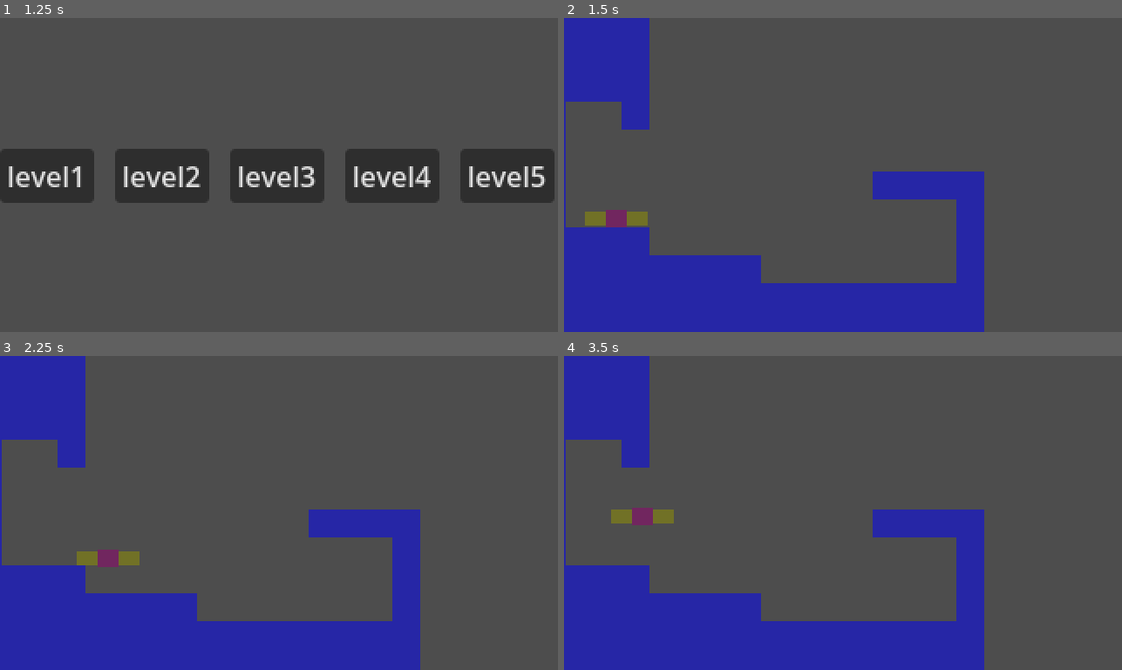
Above: before the commit, frames 1-4 (two rows, left to right).
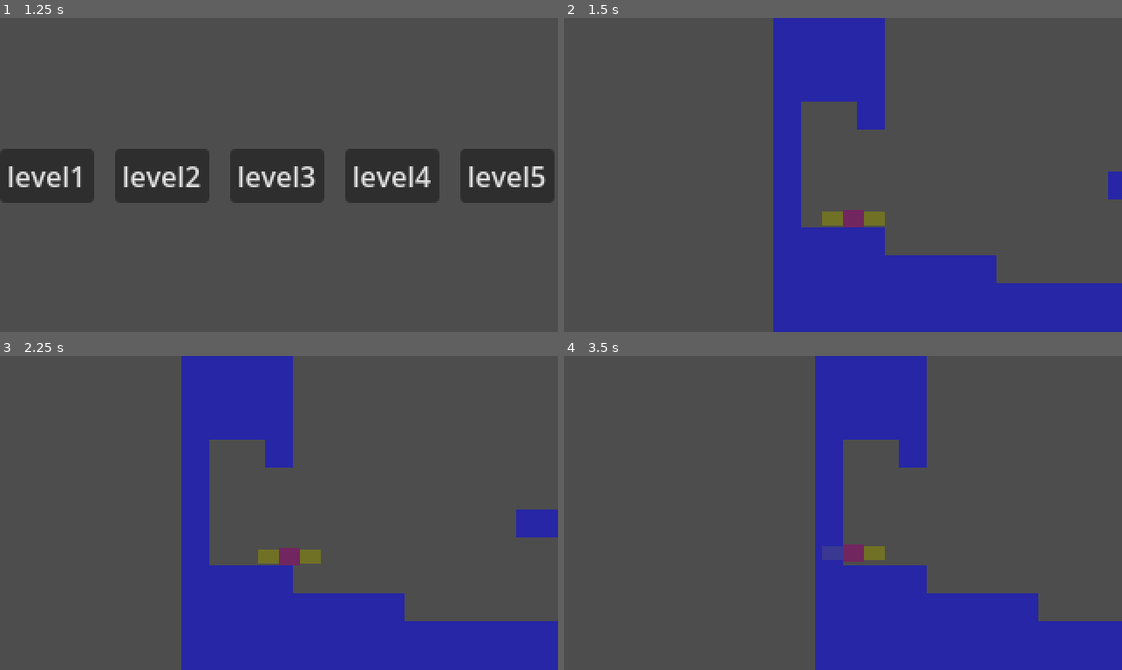
Above: after the commit, the same moments.

Repository: dotconny/Raven-Come-Home
Game: Godot game, scene res://UI/mainmenu/main_menu.tscn
Two runs of this game, one before a commit and one after it. Both use one fixed random seed, a clock stepped at 60 frames per second and the inputs below.
Inputs:
- Up to frame 1 (1.25 s): click "LevelSelect" at 0.5 s
- Up to frame 2 (1.5 s): click "level1" at 1.25 s
- Up to frame 3 (2.25 s): tap Enter at 2 s; hold Right (ui_right) from 2.03 s (still down); hold C (poke) from 2.03 s (still down)
- Up to frame 4 (3.5 s): tap X (flap) at 2.27, 2.3, 2.57, 2.85, 3.02, 3.32 s; release Right (ui_right) at 2.78 s; release C (poke) at 2.78 s; hold Left (ui_left) from 2.78 s (still down); tap Z (jump) at 3.05 s

Frame 1 is identical in both runs. In frame 2, 35% of the frame differs, in the area x 0-100%, y 0-100%; in frame 3, 35%; in frame 4, 36%.

Commit message:
Added new movemeent abilities and a slightly longer level
flap, poke, pokeflap, pokejump, superflap, first level slightly longer

Diff:
--- /dev/null
+++ b/entities/camera.gd
@@ -0,0 +1,37 @@
+extends Node2D
+
+@onready var player = $"../Player"
+@export var camera_accel: int = 200
+@export var max_camera_vel: int = 400
+var velocity = Vector2.ZERO
+var hold_counter: int = 0
+var direction
+
+func _ready():
+	player.directionn.connect(directionset)
+
+func directionset(num):
+	direction = num
+	print(direction)
+
+func _process(delta):
+
+	if direction != 0 && hold_counter < 2500:
+		hold_counter += 500*delta
+	else:
+		hold_counter = 0
+	global_position.x = player.global_position.x #- direction*hold_counter
+	#var remainder = Vector2.ZERO
+#	var direction = sign(player.global_position.x-global_position.x)
+#	print(direction)
+#	velocity.x = move_toward(velocity.x, direction*max_camera_vel, delta*camera_accel)
+#	if direction == 0:
+#		velocity.x = 0
+#	remainder.x += velocity.x
+#	var move = round(remainder.x)
+#	if move != 0:
+#		remainder.x -= move
+#		var step = sign(move)
+#		while move != 0:
+#			global_position.x += step
+#			move -= step
--- /dev/null
+++ b/entities/camera.tscn
@@ -0,0 +1,8 @@
+[gd_scene load_steps=2 format=3 uid="uid://bgxk3vy766kkv"]
+
+[ext_resource type="Script" path="res://entities/camera.gd" id="1_hs3bp"]
+
+[node name="camera" type="Node2D"]
+script = ExtResource("1_hs3bp")
+
+[node name="Camera2D" type="Camera2D" parent="."]
--- a/entities/player.gd
+++ b/entities/player.gd
@@ -1,4 +1,5 @@
 extends movement
+class_name player
 
 @onready var hitbox = $hitbox
 @onready var hitbox2 = $hitbox2
@@ -20,16 +21,23 @@
 var jump_done: bool
 @export var pokeability: bool
 var poking: bool = false
-var poke_buffer: bool
+var poke_buffer: bool = true
 @export var new_poke_timer: float = 0.2
 var local_poke_timer: float = 0.0
 var lpoke: bool
 var rpoke: bool
 @export var freeze: int = 900
+@export var poke_counter: int = 1
+var local_poke_counter: int
+var temppoker = lpoke
+var temppokel = rpoke
+var pokejumpbuffer: bool = false
+signal directionn(num)
 
 func _process(delta):
 
 	var direction = sign(Input.get_action_strength("ui_right")-Input.get_action_strength("ui_left"))
+	directionn.emit(direction)
 	var grounded = Game.check_walls_collision(self, Vector2.DOWN)
 	var jumping = Input.is_action_pressed("jump")
 	var flap = Input.is_action_pressed("flap")
@@ -37,12 +45,14 @@
 	if grounded:
 		flaps_counted = flap_counter
 		velocity.y = 0
+		local_poke_counter = poke_counter
+		$pokebuffer.timeout.emit()
 
 	if grounded && jumping:
 		jump()
 	elif $jumphold.time_left >0:
 		if jumping:
-			velocity.y = jump_force
+			velocity.y = jump_force*2
 		else:
 			$jumphold.timeout.emit()
 			$jumpholdboostless.timeout.emit()
@@ -50,7 +60,6 @@
 		$jumpholdboostless.timeout.emit()
 
 	local_hold -= delta
-
 
 
 	velocity.x = move_toward(velocity.x, max_run * direction, run_accel*delta)
@@ -61,7 +70,11 @@
 		flap()
 
 	if $"flap delay".time_left > 0:
-		velocity.y = 30
+		if poke_buffer:
+			velocity.y = 30
+		else:
+			velocity.y = 0
+			velocity.x = 0
 
 	if $"post-flap-hold".time_left > 0:
 		if flap:
@@ -70,35 +83,39 @@
 			$"post-flap-hold".timeout
 
 	if Game.check_left_poke_collision(self, Vector2(sign(velocity.x*delta),0)) || Game.check_right_poke_collision(self, Vector2(sign(velocity.x*delta),0)):
-		if Input.is_action_pressed("poke") && !poking && !poke_buffer:
+		if Input.is_action_pressed("poke") && !poking && poke_buffer && local_poke_counter > 0:
 			$poketimer.start()
 			flaps_counted = flap_counter
 			poking = true
+			local_poke_counter -= 1
 			if Game.check_left_poke_collision(self, Vector2(sign(velocity.x*delta),0)):
 				lpoke = true
 			elif  Game.check_right_poke_collision(self, Vector2(sign(velocity.x*delta),0)):
 				rpoke = true
 
 	if poking:
-		if jumping && $poketimer.time_left < 0.2:
-			if lpoke:
-				velocity.x = move_toward(100, max_run * direction, run_accel*delta)
-				velocity.y = move_toward(-60, max_fall, gravity*delta)
-			if rpoke:
-				velocity.x = move_toward(-100, max_run * direction, run_accel*delta)
-				velocity.y = move_toward(-60, max_fall, gravity*delta)
-			$poketimer.timeout.emit()
-		elif flap:
-			poke_flap()
+		if jumping && $poketimer.time_left > 0:
+			temppoker = lpoke
+			temppokel = rpoke
+			pokejumpbuffer = true
+			$pokejumpbuffer.start()
 			poking = false
 			rpoke = false
 			lpoke = false
 			$poketimer.timeout.emit()
+		elif flap:
+			#poke_flap()
+			poking = false
+			rpoke = false
+			lpoke = false
+			$poketimer.timeout.emit()
+			#$"flap delay".timeout.emit()
 		if $poketimer.time_left > 0:
 			velocity.y = 0
 			velocity.x = move_toward(velocity.x, 0, freeze*delta)
 
-
+	if pokejumpbuffer:
+		velocity.y = 0
 
 	if !poking:
 		move_x(velocity.x * delta, Callable(func on_collision_x():
@@ -121,24 +138,24 @@
 
 		jump_done = true
 		if velocity.y < 0:
-			velocity.y = -20
+			velocity.y = 0
 
 
 func _on_poketimer_timeout():
 	poking = false
 	rpoke = false
 	lpoke = false
-	poke_buffer = true
+	poke_buffer = false
 	$pokebuffer.start()
 
 func jump():
 	jump_done = false
-	velocity.y = jump_force
+	velocity.y = jump_force*4
 	$jumphold.start()
 	$jumpholdboostless.start()
 
 func _on_pokebuffer_timeout():
-	poke_buffer = false
+	poke_buffer = true
 
 func flap():
 	jump_done = true
@@ -147,4 +164,15 @@
 
 func poke_flap():
 	local_poke_timer += new_poke_timer
-	flap()
+
+
+func _on_pokejumpbuffer_timeout() -> void:
+	if temppokel:
+		velocity.x = 300
+		velocity.y = -160
+	if temppoker:
+		velocity.x = -300
+		velocity.y = -160
+	temppokel = false
+	temppoker = false
+	pokejumpbuffer = false
--- a/entities/player.tscn
+++ b/entities/player.tscn
@@ -50,9 +50,13 @@
 wait_time = 2.0
 
 [node name="pokebuffer" type="Timer" parent="."]
-wait_time = 0.1
+wait_time = 0.2
+
+[node name="pokejumpbuffer" type="Timer" parent="."]
+wait_time = 0.2
 
 [connection signal="timeout" from="flap delay" to="." method="_on_timer_timeout"]
 [connection signal="timeout" from="jumpholdboostless" to="." method="_on_jumpholdboostless_timeout"]
 [connection signal="timeout" from="poketimer" to="." method="_on_poketimer_timeout"]
 [connection signal="timeout" from="pokebuffer" to="." method="_on_pokebuffer_timeout"]
+[connection signal="timeout" from="pokejumpbuffer" to="." method="_on_pokejumpbuffer_timeout"]
--- a/levels/lvl_1.tscn
+++ b/levels/lvl_1.tscn
@@ -1,15 +1,18 @@
-[gd_scene load_steps=3 format=3 uid="uid://dwvy1caik0syd"]
+[gd_scene load_steps=4 format=3 uid="uid://dwvy1caik0syd"]
 
 [ext_resource type="PackedScene" uid="uid://46yyaknh310j" path="res://entities/player.tscn" id="1_lwhl7"]
 [ext_resource type="PackedScene" uid="uid://bkyuy71sjog42" path="res://objects/wall.tscn" id="2_3dri8"]
+[ext_resource type="PackedScene" uid="uid://bgxk3vy766kkv" path="res://entities/camera.tscn" id="3_aowqe"]
 
 [node name="Lvl1" type="Node2D"]
 
 [node name="Player" parent="." instance=ExtResource("1_lwhl7")]
 position = Vector2(24, 104)
-run_accel = 2000
+max_run = 100
+run_accel = 1000
+gravity = 800
 max_fall = 320
-jump_force = -120
+jump_force = -60
 jump_hold = 0.1
 
 [node name="Walls" type="Node" parent="."]
@@ -245,6 +248,462 @@
 [node name="Wall76" parent="Walls" instance=ExtResource("2_3dri8")]
 position = Vector2(224, 88)
 
+[node name="Wall93" parent="Walls" instance=ExtResource("2_3dri8")]
+position = Vector2(240, 200)
+
+[node name="Wall94" parent="Walls" instance=ExtResource("2_3dri8")]
+position = Vector2(240, 184)
+
+[node name="Wall95" parent="Walls" instance=ExtResource("2_3dri8")]
+position = Vector2(240, 168)
+
+[node name="Wall96" parent="Walls" instance=ExtResource("2_3dri8")]
+position = Vector2(240, 152)
+
+[node name="Wall97" parent="Walls" instance=ExtResource("2_3dri8")]
+position = Vector2(240, 136)
+
+[node name="Wall98" parent="Walls" instance=ExtResource("2_3dri8")]
+position = Vector2(240, 120)
+
+[node name="Wall99" parent="Walls" instance=ExtResource("2_3dri8")]
+position = Vector2(240, 104)
+
+[node name="Wall100" parent="Walls" instance=ExtResource("2_3dri8")]
+position = Vector2(240, 88)
+
+[node name="Wall101" parent="Walls" instance=ExtResource("2_3dri8")]
+position = Vector2(256, 200)
+
+[node name="Wall102" parent="Walls" instance=ExtResource("2_3dri8")]
+position = Vector2(256, 184)
+
+[node name="Wall103" parent="Walls" instance=ExtResource("2_3dri8")]
+position = Vector2(256, 168)
+
+[node name="Wall104" parent="Walls" instance=ExtResource("2_3dri8")]
+position = Vector2(256, 152)
+
+[node name="Wall105" parent="Walls" instance=ExtResource("2_3dri8")]
+position = Vector2(256, 136)
+
+[node name="Wall106" parent="Walls" instance=ExtResource("2_3dri8")]
+position = Vector2(256, 120)
+
+[node name="Wall107" parent="Walls" instance=ExtResource("2_3dri8")]
+position = Vector2(256, 104)
+
+[node name="Wall108" parent="Walls" instance=ExtResource("2_3dri8")]
+position = Vector2(256, 88)
+
+[node name="Wall109" parent="Walls" instance=ExtResource("2_3dri8")]
+position = Vector2(272, 200)
+
+[node name="Wall110" parent="Walls" instance=ExtResource("2_3dri8")]
+position = Vector2(272, 184)
+
+[node name="Wall111" parent="Walls" instance=ExtResource("2_3dri8")]
+position = Vector2(272, 168)
+
+[node name="Wall112" parent="Walls" instance=ExtResource("2_3dri8")]
+position = Vector2(272, 152)
+
+[node name="Wall113" parent="Walls" instance=ExtResource("2_3dri8")]
+position = Vector2(272, 136)
+
+[node name="Wall114" parent="Walls" instance=ExtResource("2_3dri8")]
+position = Vector2(272, 120)
+
+[node name="Wall115" parent="Walls" instance=ExtResource("2_3dri8")]
+position = Vector2(272, 104)
+
+[node name="Wall116" parent="Walls" instance=ExtResource("2_3dri8")]
+position = Vector2(272, 88)
+
+[node name="Wall117" parent="Walls" instance=ExtResource("2_3dri8")]
+position = Vector2(304, 200)
+
+[node name="Wall118" parent="Walls" instance=ExtResource("2_3dri8")]
+position = Vector2(304, 184)
+
+[node name="Wall119" parent="Walls" instance=ExtResource("2_3dri8")]
+position = Vector2(304, 168)
+
+[node name="Wall120" parent="Walls" instance=ExtResource("2_3dri8")]
+position = Vector2(304, 152)
+
+[node name="Wall121" parent="Walls" instance=ExtResource("2_3dri8")]
+position = Vector2(304, 136)
+
+[node name="Wall122" parent="Walls" instance=ExtResource("2_3dri8")]
+position = Vector2(304, 120)
+
+[node name="Wall123" parent="Walls" instance=ExtResource("2_3dri8")]
+position = Vector2(304, 104)
+
+[node name="Wall124" parent="Walls" instance=ExtResource("2_3dri8")]
+position = Vector2(304, 88)
+
+[node name="Wall125" parent="Walls" instance=ExtResource("2_3dri8")]
+position = Vector2(320, 200)
+
+[node name="Wall126" parent="Walls" instance=ExtResource("2_3dri8")]
+position = Vector2(320, 184)
+
+[node name="Wall127" parent="Walls" instance=ExtResource("2_3dri8")]
+position = Vector2(320, 168)
+
+[node name="Wall128" parent="Walls" instance=ExtResource("2_3dri8")]
+position = Vector2(320, 152)
+
+[node name="Wall129" parent="Walls" instance=ExtResource("2_3dri8")]
+position = Vector2(320, 136)
+
+[node name="Wall130" parent="Walls" instance=ExtResource("2_3dri8")]
+position = Vector2(320, 120)
+
+[node name="Wall131" parent="Walls" instance=ExtResource("2_3dri8")]
+position = Vector2(320, 104)
+
+[node name="Wall132" parent="Walls" instance=ExtResource("2_3dri8")]
+position = Vector2(320, 88)
+
+[node name="Wall133" parent="Walls" instance=ExtResource("2_3dri8")]
+position = Vector2(416, 200)
+
+[node name="Wall134" parent="Walls" instance=ExtResource("2_3dri8")]
+position = Vector2(416, 184)
+
+[node name="Wall135" parent="Walls" instance=ExtResource("2_3dri8")]
+position = Vector2(416, 168)
+
+[node name="Wall136" parent="Walls" instance=ExtResource("2_3dri8")]
+position = Vector2(416, 152)
+
+[node name="Wall137" parent="Walls" instance=ExtResource("2_3dri8")]
+position = Vector2(416, 136)
+
+[node name="Wall138" parent="Walls" instance=ExtResource("2_3dri8")]
+position = Vector2(416, 120)
+
+[node name="Wall139" parent="Walls" instance=ExtResource("2_3dri8")]
+position = Vector2(416, 104)
+
+[node name="Wall140" parent="Walls" instance=ExtResource("2_3dri8")]
+position = Vector2(416, 88)
+
+[node name="Wall141" parent="Walls" instance=ExtResource("2_3dri8")]
+position = Vector2(432, 200)
+
+[node name="Wall142" parent="Walls" instance=ExtResource("2_3dri8")]
+position = Vector2(432, 184)
+
+[node name="Wall143" parent="Walls" instance=ExtResource("2_3dri8")]
+position = Vector2(432, 168)
+
+[node name="Wall144" parent="Walls" instance=ExtResource("2_3dri8")]
+position = Vector2(432, 152)
+
+[node name="Wall145" parent="Walls" instance=ExtResource("2_3dri8")]
+position = Vector2(432, 136)
+
+[node name="Wall146" parent="Walls" instance=ExtResource("2_3dri8")]
+position = Vector2(432, 120)
+
+[node name="Wall147" parent="Walls" instance=ExtResource("2_3dri8")]
+position = Vector2(432, 104)
+
+[node name="Wall148" parent="Walls" instance=ExtResource("2_3dri8")]
+position = Vector2(432, 88)
+
+[node name="Wall149" parent="Walls" instance=ExtResource("2_3dri8")]
+position = Vector2(448, 200)
+
+[node name="Wall150" parent="Walls" instance=ExtResource("2_3dri8")]
+position = Vector2(448, 184)
+
+[node name="Wall151" parent="Walls" instance=ExtResource("2_3dri8")]
+position = Vector2(448, 168)
+
+[node name="Wall152" parent="Walls" instance=ExtResource("2_3dri8")]
+position = Vector2(448, 152)
+
+[node name="Wall153" parent="Walls" instance=ExtResource("2_3dri8")]
+position = Vector2(448, 136)
+
+[node name="Wall154" parent="Walls" instance=ExtResource("2_3dri8")]
+position = Vector2(448, 120)
+
+[node name="Wall155" parent="Walls" instance=ExtResource("2_3dri8")]
+position = Vector2(448, 104)
+
+[node name="Wall156" parent="Walls" instance=ExtResource("2_3dri8")]
+position = Vector2(448, 88)
+
+[node name="Wall157" parent="Walls" instance=ExtResource("2_3dri8")]
+position = Vector2(464, 200)
+
+[node name="Wall158" parent="Walls" instance=ExtResource("2_3dri8")]
+position = Vector2(464, 184)
+
+[node name="Wall159" parent="Walls" instance=ExtResource("2_3dri8")]
+position = Vector2(464, 168)
+
+[node name="Wall160" parent="Walls" instance=ExtResource("2_3dri8")]
+position = Vector2(464, 152)
+
+[node name="Wall161" parent="Walls" instance=ExtResource("2_3dri8")]
+position = Vector2(464, 136)
+
+[node name="Wall162" parent="Walls" instance=ExtResource("2_3dri8")]
+position = Vector2(464, 120)
+
+[node name="Wall163" parent="Walls" instance=ExtResource("2_3dri8")]
+position = Vector2(464, 104)
+
+[node name="Wall164" parent="Walls" instance=ExtResource("2_3dri8")]
+position = Vector2(464, 88)
+
+[node name="Wall165" parent="Walls" instance=ExtResource("2_3dri8")]
+position = Vector2(480, 216)
+
+[node name="Wall166" parent="Walls" instance=ExtResource("2_3dri8")]
+position = Vector2(480, 200)
+
+[node name="Wall167" parent="Walls" instance=ExtResource("2_3dri8")]
+position = Vector2(480, 184)
+
+[node name="Wall168" parent="Walls" instance=ExtResource("2_3dri8")]
+position = Vector2(480, 168)
+
+[node name="Wall169" parent="Walls" instance=ExtResource("2_3dri8")]
+position = Vector2(480, 152)
+
+[node name="Wall170" parent="Walls" instance=ExtResource("2_3dri8")]
+position = Vector2(480, 136)
+
+[node name="Wall171" parent="Walls" instance=ExtResource("2_3dri8")]
+position = Vector2(480, 120)
+
+[node name="Wall172" parent="Walls" instance=ExtResource("2_3dri8")]
+position = Vector2(480, 104)
+
+[node name="Wall173" parent="Walls" instance=ExtResource("2_3dri8")]
+position = Vector2(496, 216)
+
+[node name="Wall174" parent="Walls" instance=ExtResource("2_3dri8")]
+position = Vector2(496, 200)
+
+[node name="Wall175" parent="Walls" instance=ExtResource("2_3dri8")]
+position = Vector2(496, 184)
+
+[node name="Wall176" parent="Walls" instance=ExtResource("2_3dri8")]
+position = Vector2(496, 168)
+
+[node name="Wall177" parent="Walls" instance=ExtResource("2_3dri8")]
+position = Vector2(496, 152)
+
+[node name="Wall178" parent="Walls" instance=ExtResource("2_3dri8")]
+position = Vector2(496, 136)
+
+[node name="Wall179" parent="Walls" instance=ExtResource("2_3dri8")]
+position = Vector2(496, 120)
+
+[node name="Wall180" parent="Walls" instance=ExtResource("2_3dri8")]
+position = Vector2(496, 104)
+
+[node name="Wall181" parent="Walls" instance=ExtResource("2_3dri8")]
+position = Vector2(512, 216)
+
+[node name="Wall182" parent="Walls" instance=ExtResource("2_3dri8")]
+position = Vector2(512, 200)
+
+[node name="Wall183" parent="Walls" instance=ExtResource("2_3dri8")]
+position = Vector2(512, 184)
+
+[node name="Wall184" parent="Walls" instance=ExtResource("2_3dri8")]
+position = Vector2(512, 168)
+
+[node name="Wall185" parent="Walls" instance=ExtResource("2_3dri8")]
+position = Vector2(512, 152)
+
+[node name="Wall186" parent="Walls" instance=ExtResource("2_3dri8")]
+position = Vector2(512, 136)
+
+[node name="Wall187" parent="Walls" instance=ExtResource("2_3dri8")]
+position = Vector2(512, 120)
+
+[node name="Wall188" parent="Walls" instance=ExtResource("2_3dri8")]
+position = Vector2(512, 104)
+
+[node name="Wall189" parent="Walls" instance=ExtResource("2_3dri8")]
+position = Vector2(528, 216)
+
+[node name="Wall190" parent="Walls" instance=ExtResource("2_3dri8")]
+position = Vector2(528, 200)
+
+[node name="Wall191" parent="Walls" instance=ExtResource("2_3dri8")]
+position = Vector2(528, 184)
+
+[node name="Wall192" parent="Walls" instance=ExtResource("2_3dri8")]
+position = Vector2(528, 168)
+
+[node name="Wall193" parent="Walls" instance=ExtResource("2_3dri8")]
+position = Vector2(528, 152)
+
+[node name="Wall194" parent="Walls" instance=ExtResource("2_3dri8")]
+position = Vector2(528, 136)
+
+[node name="Wall195" parent="Walls" instance=ExtResource("2_3dri8")]
+position = Vector2(528, 120)
+
+[node name="Wall196" parent="Walls" instance=ExtResource("2_3dri8")]
+position = Vector2(528, 104)
+
+[node name="Wall197" parent="Walls" instance=ExtResource("2_3dri8")]
+position = Vector2(544, 248)
+
+[node name="Wall198" parent="Walls" instance=ExtResource("2_3dri8")]
+position = Vector2(544, 232)
+
+[node name="Wall199" parent="Walls" instance=ExtResource("2_3dri8")]
+position = Vector2(544, 216)
+
+[node name="Wall200" parent="Walls" instance=ExtResource("2_3dri8")]
+position = Vector2(544, 200)
+
+[node name="Wall201" parent="Walls" instance=ExtResource("2_3dri8")]
+position = Vector2(544, 184)
+
+[node name="Wall202" parent="Walls" instance=ExtResource("2_3dri8")]
+position = Vector2(544, 168)
+
+[node name="Wall203" parent="Walls" instance=ExtResource("2_3dri8")]
+position = Vector2(544, 152)
+
+[node name="Wall204" parent="Walls" instance=ExtResource("2_3dri8")]
+position = Vector2(544, 136)
+
+[node name="Wall205" parent="Walls" instance=ExtResource("2_3dri8")]
+position = Vector2(560, 248)
+
+[node name="Wall206" parent="Walls" instance=ExtResource("2_3dri8")]
+position = Vector2(560, 232)
+
+[node name="Wall207" parent="Walls" instance=ExtResource("2_3dri8")]
+position = Vector2(560, 216)
+
+[node name="Wall208" parent="Walls" instance=ExtResource("2_3dri8")]
+position = Vector2(560, 200)
+
+[node name="Wall209" parent="Walls" instance=ExtResource("2_3dri8")]
+position = Vector2(560, 184)
+
+[node name="Wall210" parent="Walls" instance=ExtResource("2_3dri8")]
+position = Vector2(560, 168)
+
+[node name="Wall211" parent="Walls" instance=ExtResource("2_3dri8")]
+position = Vector2(560, 152)
+
+[node name="Wall212" parent="Walls" instance=ExtResource("2_3dri8")]
+position = Vector2(560, 136)
+
+[node name="Wall213" parent="Walls" instance=ExtResource("2_3dri8")]
+position = Vector2(576, 248)
+
+[node name="Wall214" parent="Walls" instance=ExtResource("2_3dri8")]
+position = Vector2(576, 232)
+
+[node name="Wall215" parent="Walls" instance=ExtResource("2_3dri8")]
+position = Vector2(576, 216)
+
+[node name="Wall216" parent="Walls" instance=ExtResource("2_3dri8")]
+position = Vector2(576, 200)
+
+[node name="Wall217" parent="Walls" instance=ExtResource("2_3dri8")]
+position = Vector2(576, 184)
+
+[node name="Wall218" parent="Walls" instance=ExtResource("2_3dri8")]
+position = Vector2(576, 168)
+
+[node name="Wall219" parent="Walls" instance=ExtResource("2_3dri8")]
+position = Vector2(576, 152)
+
+[node name="Wall220" parent="Walls" instance=ExtResource("2_3dri8")]
+position = Vector2(576, 136)
+
+[node name="Wall221" parent="Walls" instance=ExtResource("2_3dri8")]
+position = Vector2(592, 248)
+
+[node name="Wall222" parent="Walls" instance=ExtResource("2_3dri8")]
+position = Vector2(592, 232)
+
+[node name="Wall223" parent="Walls" instance=ExtResource("2_3dri8")]
+position = Vector2(592, 216)
+
+[node name="Wall224" parent="Walls" instance=ExtResource("2_3dri8")]
+position = Vector2(592, 200)
+
+[node name="Wall225" parent="Walls" instance=ExtResource("2_3dri8")]
+position = Vector2(592, 184)
+
+[node name="Wall226" parent="Walls" instance=ExtResource("2_3dri8")]
+position = Vector2(592, 168)
+
+[node name="Wall227" parent="Walls" instance=ExtResource("2_3dri8")]
+position = Vector2(592, 152)
+
+[node name="Wall228" parent="Walls" instance=ExtResource("2_3dri8")]
+position = Vector2(592, 136)
+
+[node name="Wall229" parent="Walls" instance=ExtResource("2_3dri8")]
+position = Vector2(608, 280)
+
+[node name="Wall230" parent="Walls" instance=ExtResource("2_3dri8")]
+position = Vector2(608, 264)
+
+[node name="Wall231" parent="Walls" instance=ExtResource("2_3dri8")]
+position = Vector2(608, 248)
+
+[node name="Wall232" parent="Walls" instance=ExtResource("2_3dri8")]
+position = Vector2(608, 232)
+
+[node name="Wall233" parent="Walls" instance=ExtResource("2_3dri8")]
+position = Vector2(608, 216)
+
+[node name="Wall234" parent="Walls" instance=ExtResource("2_3dri8")]
+position = Vector2(608, 200)
+
+[node name="Wall235" parent="Walls" instance=ExtResource("2_3dri8")]
+position = Vector2(608, 184)
+
+[node name="Wall236" parent="Walls" instance=ExtResource("2_3dri8")]
+position = Vector2(608, 168)
+
+[node name="Wall237" parent="Walls" instance=ExtResource("2_3dri8")]
+position = Vector2(624, 280)
+
+[node name="Wall238" parent="Walls" instance=ExtResource("2_3dri8")]
+position = Vector2(624, 264)
+
+[node name="Wall239" parent="Walls" instance=ExtResource("2_3dri8")]
+position = Vector2(624, 248)
+
+[node name="Wall240" parent="Walls" instance=ExtResource("2_3dri8")]
+position = Vector2(624, 232)
+
+[node name="Wall241" parent="Walls" instance=ExtResource("2_3dri8")]
+position = Vector2(624, 216)
+
+[node name="Wall242" parent="Walls" instance=ExtResource("2_3dri8")]
+position = Vector2(624, 200)
+
+[node name="Wall243" parent="Walls" instance=ExtResource("2_3dri8")]
+position = Vector2(624, 184)
+
+[node name="Wall244" parent="Walls" instance=ExtResource("2_3dri8")]
+position = Vector2(624, 168)
+
 [node name="Wall77" parent="Walls" instance=ExtResource("2_3dri8")]
 position = Vector2(208, 88)
 
@@ -288,3 +747,7 @@
 
 [node name="Wall8" parent="Walls" instance=ExtResource("2_3dri8")]
 position = Vector2(32, 48)
+
+[node name="camera" parent="." instance=ExtResource("3_aowqe")]
+position = Vector2(160, 90)
+camera_accel = 50
--- a/objects/wall.tscn
+++ b/objects/wall.tscn
@@ -7,3 +7,4 @@
 script = ExtResource("1_7ac66")
 
 [node name="hitbox" parent="." instance=ExtResource("2_8rcxd")]
+x = 0
--- a/scripts/movement.gd
+++ b/scripts/movement.gd
@@ -40,3 +40,16 @@
 	remainder.x = 0
 func zero_remainder_y():
 	remainder.y = 0
+
+func move_x_camera(amount):
+	remainder.x += amount
+	var move = round(remainder.x)
+	if move != 0:
+		remainder.x -= move
+		move_x_exact_camera(move)
+
+func move_x_exact_camera(amount):
+	var step = sign(amount)
+	while amount != 0:
+		global_position.x += step
+		amount -= step
Not shown, added: export_presets.cfg
Not shown, added: ravencomehomev0.0.1.zip
